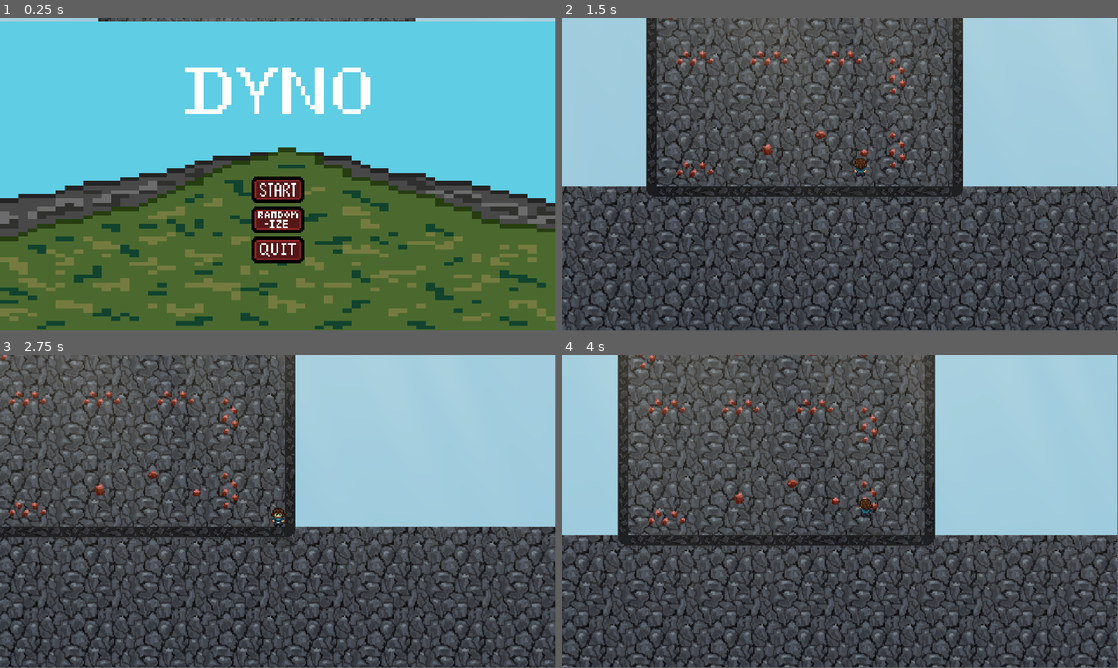
Above: before the commit, frames 1-4 (two rows, left to right).
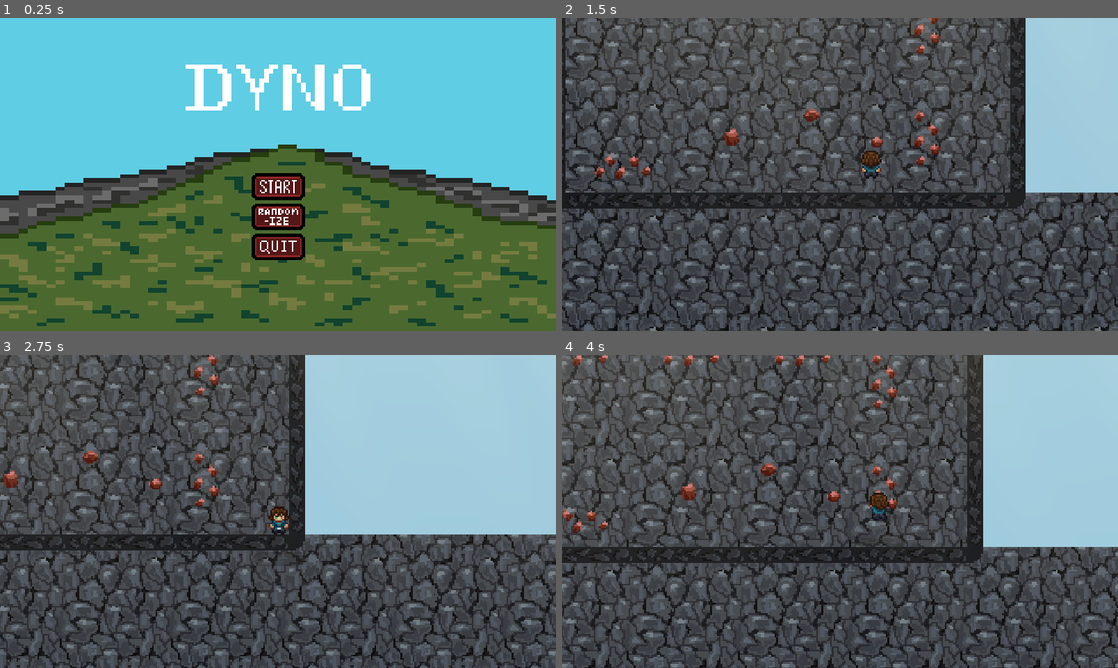
Above: after the commit, the same moments.

Repository: Tylefrost/Dyno
Game: Godot game, scene res://level_1.tscn
Same seed, same stepped clock (60 frames per second), same inputs: the game is played once before the commit and once after it.
Inputs (mouse positions are in pixels of both pictures, inside the frame that each line leads up to; where the layout moved, square brackets give the same spot in the first picture):
- Up to frame 1 (0.25 s): no input
- Up to frame 2 (1.5 s): click (840, 187) [840, 190] at 0.5 s; move the mouse to (867, 171) at 1.27 s; hold D (right) from 1.28 s (still down); click (867, 171) at 1.35 s
- Up to frame 3 (2.75 s): keep holding D (right); tap Space (jump) at 1.52, 2.27 s; move the mouse to (250, 511) at 2.02 s; click (250, 511) at 2.1 s
- Up to frame 4 (4 s): move the mouse to (851, 505) at 2.77 s; release D (right) at 2.78 s; hold A (left) 2.78-3.53 s; click (851, 505) at 2.85 s; move the mouse to (834, 514) at 3.52 s; hold D (right) from 3.53 s (still down); click (834, 514) at 3.6 s; tap Space (jump) at 3.77 s
In our replay, the window is 799x449 before the commit and 800x450 after it. These sizes can differ from the game's own. Grey fills any space a smaller window leaves; there, only what the larger window draws over its background counts as a difference.

The runs differ from the first frame. In frame 1, 17% of the frame differs, in the area x 0-100%, y 0-100%; in frame 2, 52%; in frame 3, 36%; in frame 4, 47%.

Commit message:
Updated web build and camera scaling

Diff:
--- a/canvas_layer.tscn
+++ b/canvas_layer.tscn
@@ -33,9 +33,9 @@
 anchor_right = 0.5
 anchor_bottom = 0.5
 offset_left = -160.0
-offset_top = -55.0
+offset_top = -58.0
 offset_right = 190.0
-offset_bottom = 357.0
+offset_bottom = 354.0
 grow_horizontal = 2
 grow_vertical = 2
 scale = Vector2(0.25, 0.25)
--- a/player.tscn
+++ b/player.tscn
@@ -148,6 +148,7 @@
 metadata/_edit_lock_ = true
 
 [node name="Camera2D" type="Camera2D" parent="."]
+zoom = Vector2(1.5, 1.5)
 position_smoothing_enabled = true
 metadata/_edit_lock_ = true
 
--- a/project.godot
+++ b/project.godot
@@ -23,6 +23,7 @@
 
 window/size/viewport_width=1920
 window/size/viewport_height=1080
+window/stretch/mode="canvas_items"
 window/stretch/scale=4.0
 
 [input]
Not shown, removed: builds/Web/Dyno.apple-touch-icon.png.import
Not shown, removed: builds/Web/Dyno.icon.png.import
Not shown, removed: builds/Web/Dyno.png.import
Not shown, added: builds/Web/index.apple-touch-icon.png.import
Not shown, added: builds/Web/index.icon.png.import
Not shown, added: builds/Web/index.png.import
Not shown, changed: export_presets.cfg
Not shown, changed: builds/PC.zip
Not shown, changed: builds/Web.zip
Not shown, removed: builds/Web/Dyno.apple-touch-icon.png
Not shown, removed: builds/Web/Dyno.audio.worklet.js
Not shown, removed: builds/Web/Dyno.html
(and 13 more such lines)
